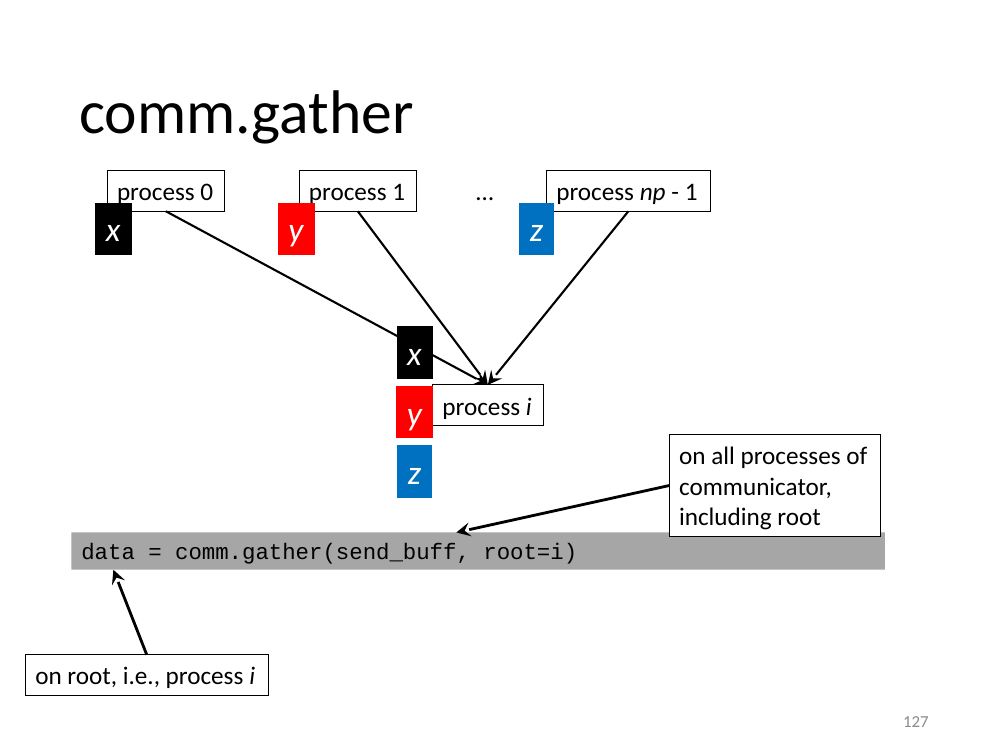
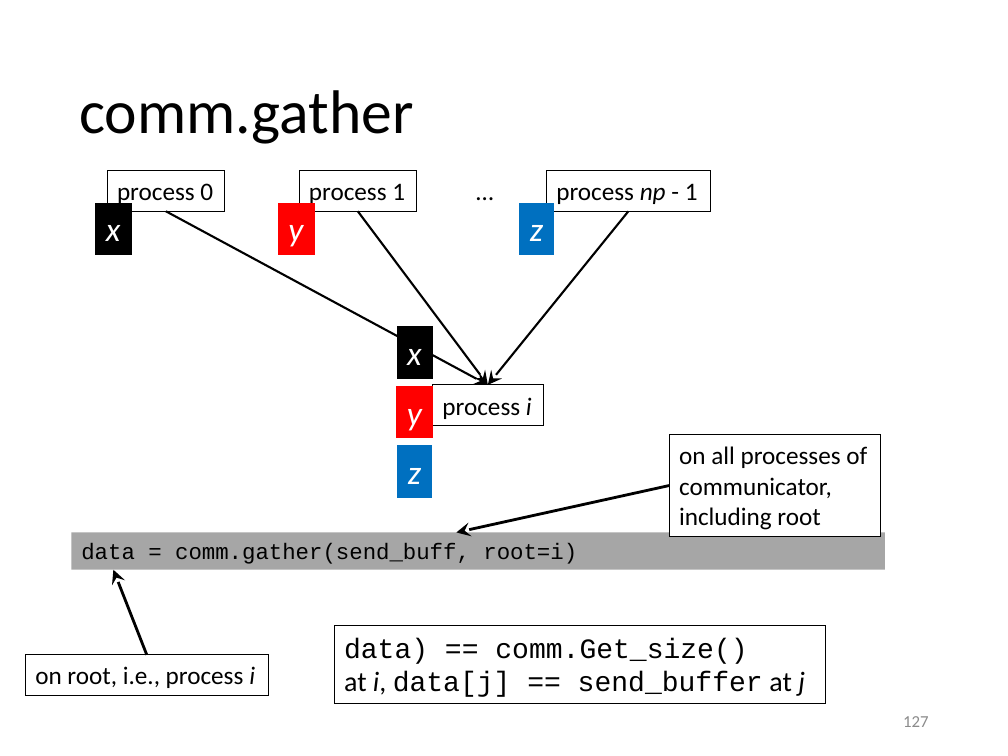
Before and after one commit to gjbex/training-material, a slide deck: slide 127 of Python/python_hpc.pptx. Drawn at 1008x756 pixels with LibreOffice and Linux fonts; fonts in the diff are those of the drawing. Boxes give left, top, right and bottom in pixels: in the first picture for what was removed or moved away, otherwise in the second. Text is boxed around its words. In the diff, an @@ line names an element or a change of style, - is before the commit and + after.

```diff
--- a/Python/python_hpc.pptx
+++ b/Python/python_hpc.pptx
@@ rectangle added at box(334, 625, 826, 703), outline #000000 0.75 pt, 20 pt, text #000000 @@
+data) == comm.Get_size()
+at i, data[j] == send_buffer at j
```
Also in this commit, not shown: 6 other slides changed.
